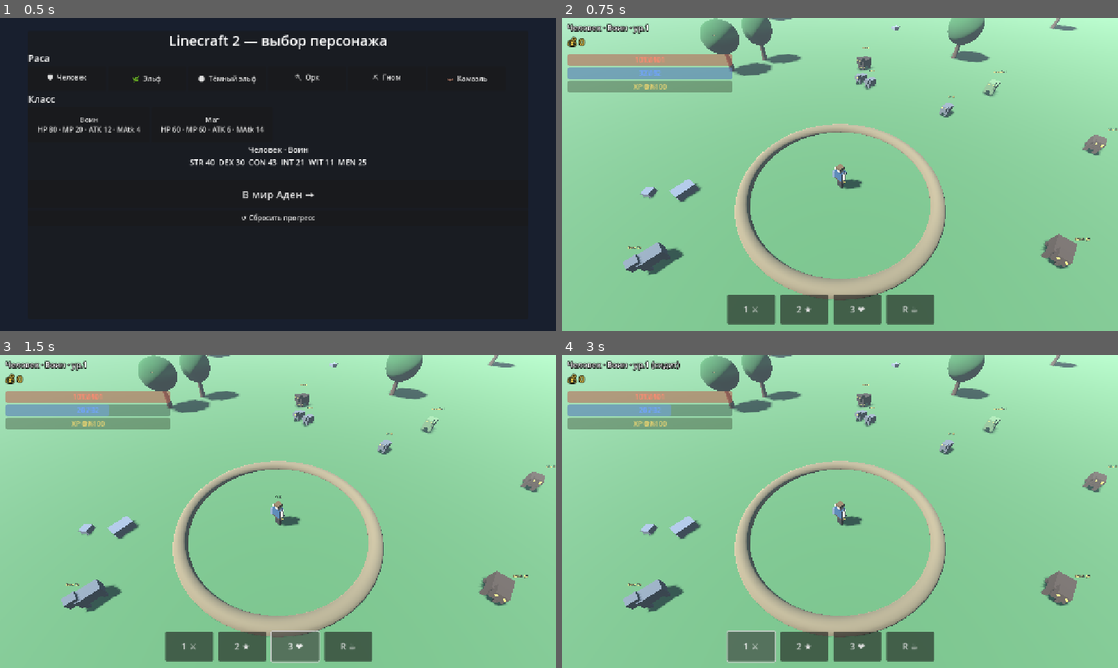
Above: before the commit, frames 1-4 (two rows, left to right).
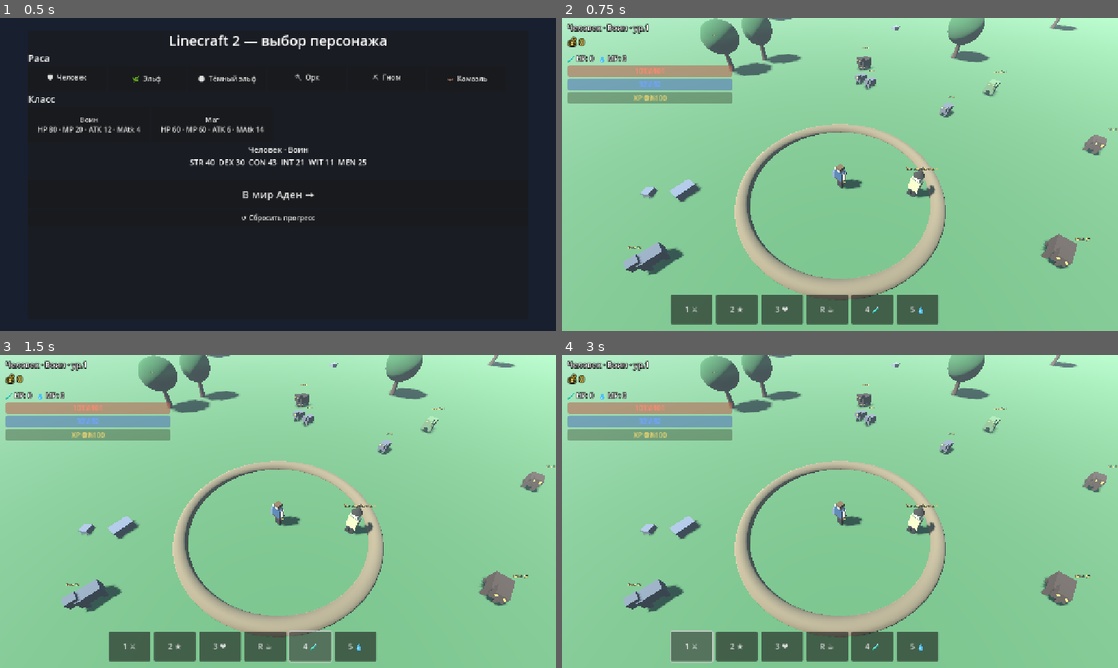
Above: after the commit, the same moments.

Repository: omich55zz-debug/linecraft2
Game: Godot game, scene res://scenes/Boot.tscn
Same seed, same stepped clock (60 frames per second), same inputs: the game is played once before the commit and once after it.
Inputs (mouse positions are in pixels of both pictures, inside the frame that each line leads up to):
- Up to frame 1 (0.5 s): no input
- Up to frame 2 (0.75 s): click "В мир Аден →" at 0.5 s
- Up to frame 3 (1.5 s): click (311, 646) at 1.25 s, where only the run after the commit has a clickable "4 🧪"
- Up to frame 4 (3 s): click (917, 646) at 2 s, where only the run after the commit has a clickable "5 💧"; click "1 ⚔" at 2.75 s

Frame 1 is identical in both runs. In frame 2, 6.6% of the frame differs, in the area x 1-68%, y 11-98%; in frame 3, 6.6%; in frame 4, 6.9%, in the area x 1-68%, y 1-99%.

Commit message:
Add NPC trader + HP/MP potions shop, keys 4/5, Esc closes shop
Co-Authored-By: Devin AI <158243242+devin-ai-integration[bot]@users.noreply.github.com>

Diff:
--- a/godot/scenes/HUD.tscn
+++ b/godot/scenes/HUD.tscn
@@ -25,6 +25,12 @@
 theme_override_colors/font_color = Color(1, 0.85, 0.32, 1)
 theme_override_colors/font_outline_color = Color(0, 0, 0, 1)
 theme_override_constants/outline_size = 6
+
+[node name="PotionsLabel" type="Label" parent="Top"]
+text = "🧪 HP: 0   💧 MP: 0"
+theme_override_font_sizes/font_size = 16
+theme_override_colors/font_outline_color = Color(0, 0, 0, 1)
+theme_override_constants/outline_size = 5
 
 [node name="Bars" type="VBoxContainer" parent="Top"]
 
@@ -94,31 +100,74 @@
 anchor_top = 1.0
 anchor_right = 0.5
 anchor_bottom = 1.0
-offset_left = -260.0
+offset_left = -390.0
 offset_top = -84.0
-offset_right = 260.0
+offset_right = 390.0
 offset_bottom = -16.0
-theme_override_constants/separation = 12
+theme_override_constants/separation = 8
 
 [node name="BtnAttack" type="Button" parent="ActionBar"]
 text = "1 ⚔"
-custom_minimum_size = Vector2(110, 64)
-theme_override_font_sizes/font_size = 20
+custom_minimum_size = Vector2(96, 64)
+theme_override_font_sizes/font_size = 18
 
 [node name="BtnPower" type="Button" parent="ActionBar"]
 text = "2 ★"
-custom_minimum_size = Vector2(110, 64)
-theme_override_font_sizes/font_size = 20
+custom_minimum_size = Vector2(96, 64)
+theme_override_font_sizes/font_size = 18
 
 [node name="BtnHeal" type="Button" parent="ActionBar"]
 text = "3 ❤"
-custom_minimum_size = Vector2(110, 64)
-theme_override_font_sizes/font_size = 20
+custom_minimum_size = Vector2(96, 64)
+theme_override_font_sizes/font_size = 18
 
 [node name="BtnSit" type="Button" parent="ActionBar"]
 text = "R ☕"
-custom_minimum_size = Vector2(110, 64)
-theme_override_font_sizes/font_size = 20
+custom_minimum_size = Vector2(96, 64)
+theme_override_font_sizes/font_size = 18
+
+[node name="BtnPotionHp" type="Button" parent="ActionBar"]
+text = "4 🧪"
+custom_minimum_size = Vector2(96, 64)
+theme_override_font_sizes/font_size = 18
+
+[node name="BtnPotionMp" type="Button" parent="ActionBar"]
+text = "5 💧"
+custom_minimum_size = Vector2(96, 64)
+theme_override_font_sizes/font_size = 18
+
+[node name="ShopPanel" type="PanelContainer" parent="."]
+anchor_left = 0.5
+anchor_top = 0.5
+anchor_right = 0.5
+anchor_bottom = 0.5
+offset_left = -200.0
+offset_top = -160.0
+offset_right = 200.0
+offset_bottom = 160.0
+
+[node name="V" type="VBoxContainer" parent="ShopPanel"]
+
+[node name="Title" type="Label" parent="ShopPanel/V"]
+text = "Торговец Альтран"
+theme_override_font_sizes/font_size = 24
+horizontal_alignment = 1
+
+[node name="Hint" type="Label" parent="ShopPanel/V"]
+text = "Зелья восполняют HP/MP в любой момент."
+autowrap_mode = 2
+
+[node name="BuyHp" type="Button" parent="ShopPanel/V"]
+text = "Купить 🧪 HP-зелье — 25 💰  (+60 HP)"
+custom_minimum_size = Vector2(0, 48)
+
+[node name="BuyMp" type="Button" parent="ShopPanel/V"]
+text = "Купить 💧 MP-зелье — 35 💰  (+50 MP)"
+custom_minimum_size = Vector2(0, 48)
+
+[node name="Close" type="Button" parent="ShopPanel/V"]
+text = "Закрыть (Esc)"
+custom_minimum_size = Vector2(0, 36)
 
 [node name="Toast" type="Label" parent="."]
 anchor_left = 0.5
--- a/godot/scripts/GameWorld.gd
+++ b/godot/scripts/GameWorld.gd
@@ -6,6 +6,7 @@
 const PlayerScript := preload("res://scripts/Player.gd")
 const MonsterScript := preload("res://scripts/Monster.gd")
 const FollowCamera := preload("res://scripts/FollowCamera.gd")
+const NpcScript := preload("res://scripts/Npc.gd")
 
 var player: CharacterBody3D
 var camera: Camera3D
@@ -30,8 +31,15 @@
     camera.target = player
 
     _spawn_monsters()
+    _spawn_npcs()
     _build_move_arrow()
     _build_hud()
+
+func _spawn_npcs() -> void:
+    var npc := NpcScript.new()
+    npc.name = "Trader"
+    npc.position = Vector3(3.5, 0, -2.5)
+    add_child(npc)
 
 func _build_hud() -> void:
     var hud_scene := load("res://scenes/HUD.tscn")
@@ -106,6 +114,22 @@
         player.toggle_sit()
     if Input.is_action_just_pressed("deselect"):
         player.clear_target()
+        var hud := get_node_or_null("HUD")
+        if hud and hud.has_method("close_shop"):
+            hud.close_shop()
+    if Input.is_key_pressed(KEY_4) and not _key4_held:
+        player.use_hp_potion()
+        _key4_held = true
+    elif not Input.is_key_pressed(KEY_4):
+        _key4_held = false
+    if Input.is_key_pressed(KEY_5) and not _key5_held:
+        player.use_mp_potion()
+        _key5_held = true
+    elif not Input.is_key_pressed(KEY_5):
+        _key5_held = false
+
+var _key4_held := false
+var _key5_held := false
 
 func _unhandled_input(event: InputEvent) -> void:
     if event is InputEventMouseButton and event.pressed and event.button_index == MOUSE_BUTTON_LEFT:
@@ -118,6 +142,23 @@
     var from := camera.project_ray_origin(screen_pos)
     var dir := camera.project_ray_normal(screen_pos)
     var to := from + dir * 200.0
+
+    var q_npc := PhysicsRayQueryParameters3D.create(from, to, 0b1000)
+    var res_npc := space.intersect_ray(q_npc)
+    if res_npc and res_npc.collider and res_npc.collider.is_in_group("npcs"):
+        var dist_to_npc: float = player.global_position.distance_to(res_npc.collider.global_position)
+        if dist_to_npc < 4.0:
+            var hud := get_node_or_null("HUD")
+            if hud and hud.has_method("open_shop"):
+                hud.open_shop()
+        else:
+            var npc_pos: Vector3 = res_npc.collider.global_position
+            player.move_target = npc_pos
+            player.has_move_target = true
+            move_arrow.global_position = Vector3(npc_pos.x, 0.10, npc_pos.z)
+            move_arrow.visible = true
+            move_arrow_t = 1.5
+        return
 
     var q := PhysicsRayQueryParameters3D.create(from, to, 0b0100)
     var res := space.intersect_ray(q)
--- a/godot/scripts/HUD.gd
+++ b/godot/scripts/HUD.gd
@@ -16,6 +16,8 @@
 @onready var target_name: Label = $TargetPanel/V/TargetName
 @onready var target_hp: ProgressBar = $TargetPanel/V/TargetHp
 @onready var toast: Label = $Toast
+@onready var shop_panel: PanelContainer = $ShopPanel
+@onready var potions_label: Label = $Top/PotionsLabel
 
 var target_ref: Node = null
 
@@ -30,13 +32,26 @@
         player.floating_text.connect(_on_floating_text)
     target_panel.visible = false
     toast.visible = false
+    shop_panel.visible = false
     var ab := get_node_or_null("ActionBar")
     if ab:
         ab.get_node("BtnAttack").pressed.connect(_on_btn_attack_pressed)
         ab.get_node("BtnPower").pressed.connect(_on_btn_power_pressed)
         ab.get_node("BtnHeal").pressed.connect(_on_btn_heal_pressed)
         ab.get_node("BtnSit").pressed.connect(_on_btn_sit_pressed)
+        ab.get_node("BtnPotionHp").pressed.connect(_on_btn_potion_hp)
+        ab.get_node("BtnPotionMp").pressed.connect(_on_btn_potion_mp)
+    var sp := shop_panel
+    if sp:
+        sp.get_node("V/BuyHp").pressed.connect(_on_buy_hp)
+        sp.get_node("V/BuyMp").pressed.connect(_on_buy_mp)
+        sp.get_node("V/Close").pressed.connect(close_shop)
     _refresh()
+
+const HP_POT_COST := 25
+const MP_POT_COST := 35
+const HP_POT_HEAL := 60
+const MP_POT_RESTORE := 50
 
 func _process(_delta: float) -> void:
     if target_ref != null and is_instance_valid(target_ref) and not target_ref.dead:
@@ -56,6 +71,7 @@
     xp_label.text = "XP %d / %d" % [player.xp, player.xp_next]
     char_label.text = "%s · %s · ур.%d %s" % [player.race.name, player.klass.name, player.level, ("(сидит)" if player.sitting else "")]
     gold_label.text = "💰 %d" % player.gold
+    potions_label.text = "🧪 HP: %d   💧 MP: %d" % [player.hp_potions, player.mp_potions]
 
 func _on_target_changed(t) -> void:
     target_ref = t
@@ -97,3 +113,41 @@
     if player: player.use_skill_heal()
 func _on_btn_sit_pressed() -> void:
     if player: player.toggle_sit()
+func _on_btn_potion_hp() -> void:
+    if player: player.use_hp_potion()
+func _on_btn_potion_mp() -> void:
+    if player: player.use_mp_potion()
+
+func open_shop() -> void:
+    shop_panel.visible = true
+
+func close_shop() -> void:
+    shop_panel.visible = false
+
+func _on_buy_hp() -> void:
+    if player == null: return
+    if player.gold < HP_POT_COST:
+        toast.text = "Не хватает золота!"
+        toast.visible = true
+        var tw := create_tween()
+        tw.tween_interval(1.0)
+        tw.tween_callback(func(): toast.visible = false)
+        return
+    player.gold -= HP_POT_COST
+    player.hp_potions += 1
+    player.emit_signal("stats_changed")
+    player._save_progress()
+
+func _on_buy_mp() -> void:
+    if player == null: return
+    if player.gold < MP_POT_COST:
+        toast.text = "Не хватает золота!"
+        toast.visible = true
+        var tw := create_tween()
+        tw.tween_interval(1.0)
+        tw.tween_callback(func(): toast.visible = false)
+        return
+    player.gold -= MP_POT_COST
+    player.mp_potions += 1
+    player.emit_signal("stats_changed")
+    player._save_progress()
--- /dev/null
+++ b/godot/scripts/Npc.gd
@@ -0,0 +1,82 @@
+extends StaticBody3D
+## Friendly NPC trader. Click to open shop dialog.
+
+signal interacted(npc)
+
+@export var npc_name: String = "Торговец Альтран"
+@export var npc_color: Color = Color(0.85, 0.78, 0.55)
+
+var name_label: Label3D
+
+func _ready() -> void:
+    add_to_group("npcs")
+    collision_layer = 8
+    collision_mask = 0
+    _build_model()
+    _build_collider()
+    _build_label()
+
+func _build_model() -> void:
+    var skin := StandardMaterial3D.new()
+    skin.albedo_color = Color(0.92, 0.78, 0.66)
+    var robe := StandardMaterial3D.new()
+    robe.albedo_color = npc_color
+
+    var torso := MeshInstance3D.new()
+    var bm := BoxMesh.new()
+    bm.size = Vector3(0.6, 0.8, 0.36)
+    torso.mesh = bm
+    torso.material_override = robe
+    torso.position.y = 1.0
+    add_child(torso)
+
+    var head := MeshInstance3D.new()
+    var hm := BoxMesh.new()
+    hm.size = Vector3(0.32, 0.34, 0.30)
+    head.mesh = hm
+    head.material_override = skin
+    head.position.y = 1.6
+    add_child(head)
+
+    var hat := MeshInstance3D.new()
+    var hatm := CylinderMesh.new()
+    hatm.top_radius = 0.05
+    hatm.bottom_radius = 0.30
+    hatm.height = 0.40
+    hat.mesh = hatm
+    var hat_mat := StandardMaterial3D.new()
+    hat_mat.albedo_color = Color(0.20, 0.18, 0.14)
+    hat.material_override = hat_mat
+    hat.position.y = 1.95
+    add_child(hat)
+
+    for sx in [-1, 1]:
+        var leg := MeshInstance3D.new()
+        var lm := BoxMesh.new()
+        lm.size = Vector3(0.18, 0.6, 0.18)
+        leg.mesh = lm
+        var leg_mat := StandardMaterial3D.new()
+        leg_mat.albedo_color = Color(0.16, 0.14, 0.12)
+        leg.material_override = leg_mat
+        leg.position = Vector3(0.13 * sx, 0.30, 0)
+        add_child(leg)
+
+func _build_collider() -> void:
+    var col := CollisionShape3D.new()
+    var cs := CapsuleShape3D.new()
+    cs.radius = 0.5
+    cs.height = 1.8
+    col.shape = cs
+    col.position.y = 0.9
+    add_child(col)
+
+func _build_label() -> void:
+    name_label = Label3D.new()
+    name_label.text = "%s ✦" % npc_name
+    name_label.modulate = Color(1, 0.9, 0.5)
+    name_label.font_size = 32
+    name_label.outline_size = 10
+    name_label.position = Vector3(0, 2.3, 0)
+    name_label.billboard = BaseMaterial3D.BILLBOARD_ENABLED
+    name_label.no_depth_test = true
+    add_child(name_label)
--- a/godot/scripts/Player.gd
+++ b/godot/scripts/Player.gd
@@ -30,6 +30,8 @@
 var atk: int = 12
 var m_atk: int = 4
 var gold: int = 0
+var hp_potions: int = 0
+var mp_potions: int = 0
 var atk_cd: float = 0.0
 var gcd: float = 0.0
 var sitting: bool = false
@@ -57,6 +59,8 @@
         xp = int(sg.data.xp)
         xp_next = int(sg.data.xp_next)
         gold = int(sg.data.gold)
+        hp_potions = int(sg.data.get("hp_potions", 0))
+        mp_potions = int(sg.data.get("mp_potions", 0))
         for i in range(1, level):
             max_hp += 20
             max_mp += 8
@@ -232,7 +236,27 @@
     sg.data.xp = xp
     sg.data.xp_next = xp_next
     sg.data.gold = gold
+    sg.data.hp_potions = hp_potions
+    sg.data.mp_potions = mp_potions
     sg.save_data()
+
+func use_hp_potion() -> void:
+    if hp_potions <= 0 or hp >= max_hp: return
+    hp_potions -= 1
+    var heal := 60
+    hp = min(max_hp, hp + heal)
+    emit_signal("floating_text", "+%d 🧪" % heal, Color(0.6, 1.0, 0.55), global_position + Vector3(0, 2.0, 0))
+    emit_signal("stats_changed")
+    _save_progress()
+
+func use_mp_potion() -> void:
+    if mp_potions <= 0 or mp >= max_mp: return
+    mp_potions -= 1
+    var restore := 50
+    mp = min(max_mp, mp + restore)
+    emit_signal("floating_text", "+%d 💧" % restore, Color(0.5, 0.8, 1.0), global_position + Vector3(0, 2.0, 0))
+    emit_signal("stats_changed")
+    _save_progress()
 
 func _gain_xp(amount: int) -> void:
     xp += amount
--- a/godot/scripts/SaveGame.gd
+++ b/godot/scripts/SaveGame.gd
@@ -10,6 +10,8 @@
     "xp": 0,
     "xp_next": 100,
     "gold": 0,
+    "hp_potions": 0,
+    "mp_potions": 0,
 }
 
 func _ready() -> void:
@@ -41,5 +43,7 @@
         "xp": 0,
         "xp_next": 100,
         "gold": 0,
+        "hp_potions": 0,
+        "mp_potions": 0,
     }
     save_data()
Not shown, added: godot/scripts/Npc.gd.uid
